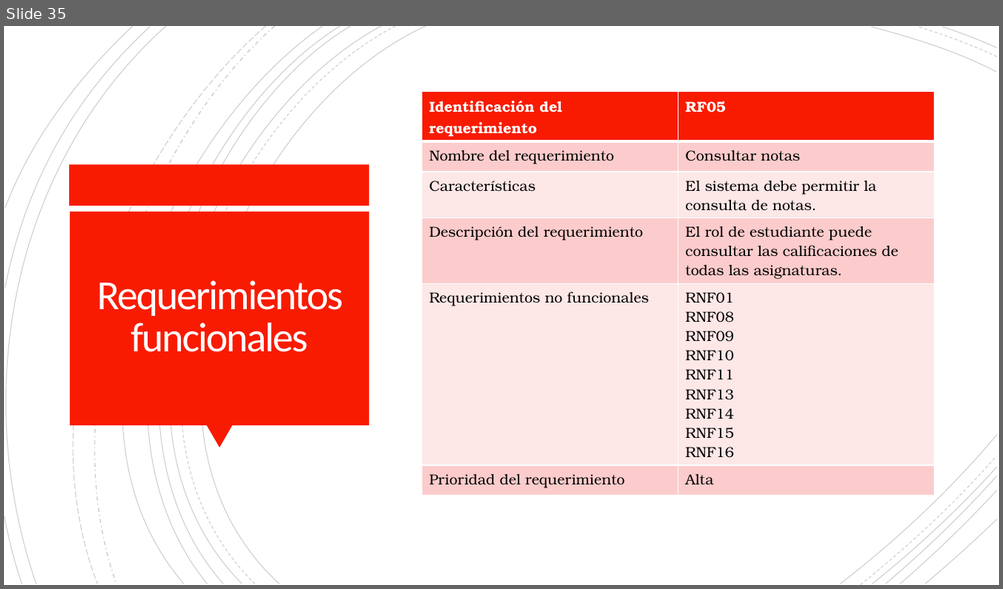
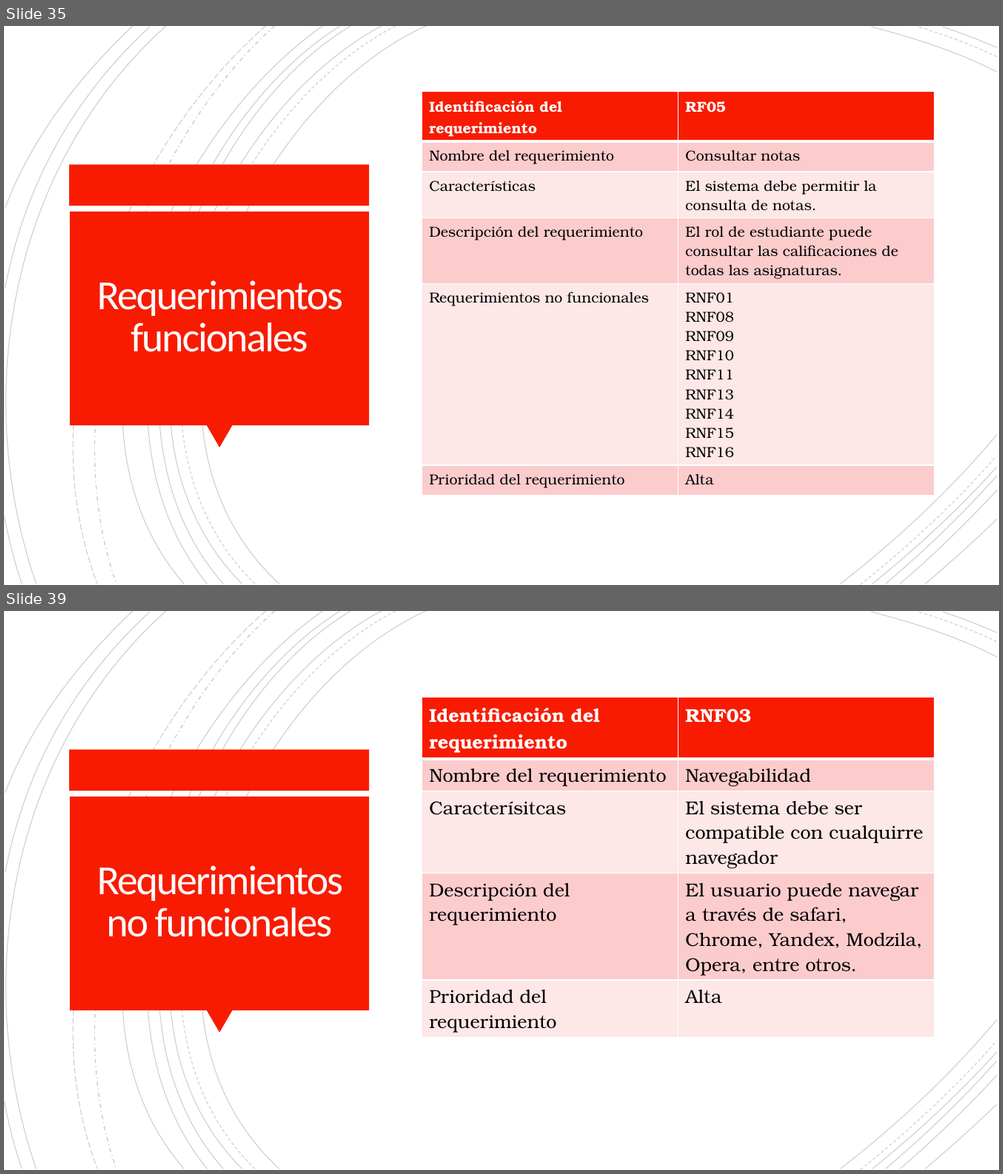
Before and after one commit to Dillan444/PROYECTO_SENA, a slide deck: PLANTEAMIENTO_DEL_PROBLEMA.pptx. Shown one above the other, each under a label of ours: slide 35 before the commit, slides 35 and 39 after it; the slides between them are not shown. The pictures are 1003x589 and 1003x1174 pixels, drawn with LibreOffice and Linux fonts; fonts in the diff are those of the drawing. Boxes give left, top, right and bottom in pixels: in the first picture for what was removed or moved away, otherwise in the second. Text is boxed around its words. In the diff, an @@ line names an element or a change of style, - is before the commit and + after.

Commit message:
Docs:Avance_Requerimientos.Power_PointV6
se agregaron 3 requerimientos no funcionales  al proyecto

```diff
--- a/PLANTEAMIENTO_DEL_PROBLEMA.pptx
+++ b/PLANTEAMIENTO_DEL_PROBLEMA.pptx
@@ slide 39 added at [4,611,999,1170], background #FFFFFF; not listed: 24 template elements that a slide beside it also shows @@
@@ table added at [422,697,933,1036], 5 rows, 2 columns @@
+Identificación del requerimiento | RNF03
+Nombre del requerimiento | Navegabilidad
+Caracterísitcas | El sistema debe ser compatible con cualquirre navegador
+Descripción del requerimiento | El usuario puede navegar a través de safari, Chrome, Yandex, Modzila, Opera, entre otros.
+Prioridad del requerimiento | Alta
@@ title added at [97,866,344,937], 40 pt, text #FFFEFF @@
+Requerimientos no funcionales
```
Also in this commit, not shown: 3 other slides added.
